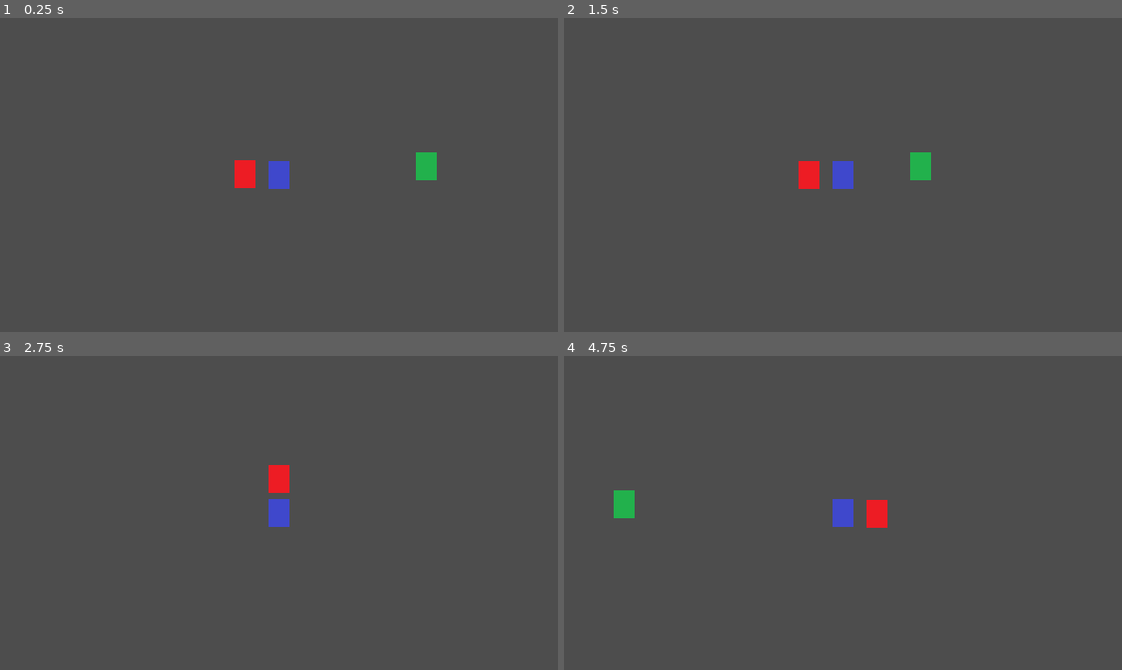
Above: before the commit, frames 1-4 (two rows, left to right).
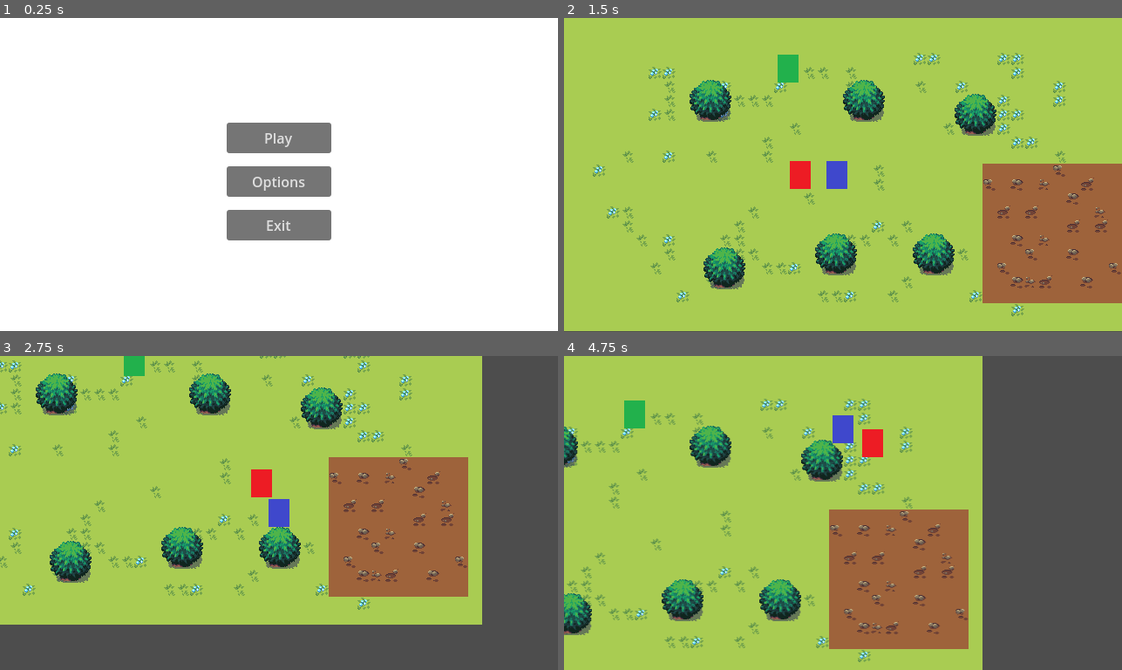
Above: after the commit, the same moments.

Repository: yuval9500/Guido
Game: Godot game, scene res://Menu/scenes/menu.tscn
Two runs of this game, one before a commit and one after it. Both use one fixed random seed, a clock stepped at 60 frames per second and the inputs below. Before the commit the project starts from res://TestLevel/Scenes/test_NPC.tscn.
Inputs (mouse positions are in pixels of both pictures, inside the frame that each line leads up to):
- Up to frame 1 (0.25 s): no input
- Up to frame 2 (1.5 s): click (843, 137) at 0.5 s, where only the run after the commit has a clickable "Play"; tap Enter at 1.25 s; hold Right (right) from 1.28 s (still down); hold E (talk) from 1.28 s (still down)
- Up to frame 3 (2.75 s): release Right (right) at 2.03 s; release E (talk) at 2.03 s; hold Down (down) from 2.03 s (still down); tap E (talk) at 2.1 s
- Up to frame 4 (4.75 s): tap Space at 2.75 s; release Down (down) at 2.78 s; hold Right (right) 2.78-3.53 s; hold E (talk) 2.78-3.53 s; hold Up (up) 3.53-4.28 s; tap E (talk) at 3.6 s; hold Left (left) from 4.28 s (still down); hold E (talk) from 4.28 s (still down)

The runs differ from the first frame. In frame 1, 100% of the frame differs, in the area x 0-100%, y 0-100%; in frame 2, 99%; in frame 3, 74%; in frame 4, 75%.

Commit message:
dialogue ui fix + start of combat player

Diff:
--- /dev/null
+++ b/Components/Camera.tscn
@@ -0,0 +1,5 @@
+[gd_scene format=3 uid="uid://jm6agy8uctxj"]
+
+[node name="Camera2D" type="Camera2D"]
+limit_left = 0
+limit_top = 0
--- a/DialogueUI/scenes/DialogueUI.tscn
+++ b/DialogueUI/scenes/DialogueUI.tscn
@@ -11,17 +11,11 @@
 font = ExtResource("1_4muq5")
 font_size = 14
 
-[node name="DialogueUI" type="Control"]
-layout_mode = 3
-anchors_preset = 15
-anchor_right = 1.0
-anchor_bottom = 1.0
-grow_horizontal = 2
-grow_vertical = 2
+[node name="DialogueUI" type="CanvasLayer"]
+visible = false
 script = ExtResource("1_u0ief")
 
 [node name="nameCon" type="ColorRect" parent="."]
-layout_mode = 1
 anchors_preset = -1
 anchor_top = 0.583333
 anchor_right = 0.223438
@@ -47,7 +41,6 @@
 metadata/_edit_use_anchors_ = true
 
 [node name="dialogueCon" type="ColorRect" parent="."]
-layout_mode = 1
 anchors_preset = -1
 anchor_left = 0.0015625
 anchor_top = 0.680556
--- a/DialogueUI/scripts/dialogue_ui.gd
+++ b/DialogueUI/scripts/dialogue_ui.gd
@@ -1,4 +1,6 @@
-extends Control
+extends CanvasLayer
+
+class_name DialogueUI
 
 func startDialogue(nameText ,dialogueText) -> void:
 	self.visible = true
--- a/NPC/Scripts/npc.gd
+++ b/NPC/Scripts/npc.gd
@@ -1,21 +1,25 @@
 extends Node2D
 
 var canInteract = false
+var dialogueUI: DialogueUI
+
+func _ready() -> void:
+	dialogueUI = get_tree().get_root().find_child("DialogueUI",true,false)
 
 func _on_area_2d_body_entered(body: Node2D) -> void:
-	print("body entered")
-	canInteract = true
-	pass
+	if body.name == "Player":
+		print("body entered")
+		canInteract = true
 
 func _on_area_2d_body_exited(body: Node2D) -> void:
-	print("body exited")
-	canInteract = false
-	pass
+	if body.name == "Player":
+		print("body exited")
+		canInteract = false
 
 func _input(event: InputEvent) -> void:
 	dialogue(event)
 
 func dialogue(event: InputEvent) -> void:
 	if canInteract and event.is_action_pressed("talk"):
-		$"../Player/DialogueUI".startDialogue("first","second")
+		dialogueUI.startDialogue("first","second")
 		print("pressed e")
--- /dev/null
+++ b/Player/Scenes/combat_player.tscn
@@ -0,0 +1,34 @@
+[gd_scene load_steps=3 format=3 uid="uid://cs7if2w7onjat"]
+
+[ext_resource type="Texture2D" uid="uid://bh40aithq647s" path="res://Player/Sprites/Player_Sprite.png" id="1_33j6v"]
+[ext_resource type="Texture2D" uid="uid://duhd8wldkxqly" path="res://Player/Sprites/Combat/SwordSet.png" id="2_efv6e"]
+
+[node name="CombatPlayer" type="Node2D"]
+
+[node name="Sprite2D" type="Sprite2D" parent="."]
+texture = ExtResource("1_33j6v")
+
+[node name="CombatPlayerUI" type="Control" parent="."]
+layout_mode = 3
+anchors_preset = 0
+offset_top = -50.0
+offset_right = 100.0
+offset_bottom = 50.0
+
+[node name="TextureButton" type="TextureButton" parent="CombatPlayerUI"]
+layout_mode = 1
+anchors_preset = -1
+anchor_left = 0.26
+anchor_top = 0.18
+anchor_right = -0.16
+anchor_bottom = -0.57
+offset_left = -5.0
+offset_top = -6.0
+offset_right = 70.0
+offset_bottom = 101.0
+grow_horizontal = 2
+grow_vertical = 2
+texture_normal = ExtResource("2_efv6e")
+ignore_texture_size = true
+stretch_mode = 1
+metadata/_edit_use_anchors_ = true
--- a/TestLevel/Scenes/test_level.tscn
+++ b/TestLevel/Scenes/test_level.tscn
@@ -1,5 +1,6 @@
-[gd_scene load_steps=37 format=4 uid="uid://8jq6rkieofgp"]
+[gd_scene load_steps=40 format=4 uid="uid://8jq6rkieofgp"]
 
+[ext_resource type="PackedScene" uid="uid://d0cefv5mkn113" path="res://DialogueUI/scenes/DialogueUI.tscn" id="1_1ge7y"]
 [ext_resource type="PackedScene" uid="uid://cjal7htsu6nmm" path="res://Player/Scenes/player.tscn" id="1_pdwvv"]
 [ext_resource type="PackedScene" uid="uid://b8vyq8toh8r5q" path="res://Player/Scenes/companion.tscn" id="2_l8sjk"]
 [ext_resource type="Texture2D" uid="uid://dhea421af6u3u" path="res://TestLevel/Sprites/TILESET VILLAGE TOP DOWN/GRASS DETAIL 2 - DAY.png" id="6_kmfmu"]
@@ -9,7 +10,9 @@
 [ext_resource type="Texture2D" uid="uid://dcd2xgbxbt2gn" path="res://TestLevel/Sprites/TILESET VILLAGE TOP DOWN/GRASS DETAIL 6 - DAY.png" id="14_jrrkl"]
 [ext_resource type="PackedScene" uid="uid://cbiw66nhk4vvi" path="res://Components/combat_zone.tscn" id="16_u8gms"]
 [ext_resource type="Texture2D" uid="uid://1rrnx2awov4r" path="res://TestLevel/Sprites/TILESET VILLAGE TOP DOWN/GRASS TILE - DAY.png" id="17_flxqe"]
+[ext_resource type="PackedScene" uid="uid://jm6agy8uctxj" path="res://Components/Camera.tscn" id="19_73opl"]
 [ext_resource type="Texture2D" uid="uid://180k6y5ddc82" path="res://TestLevel/Sprites/TILESET VILLAGE TOP DOWN/GROUND DETAIL 1 - DAY.png" id="19_abmeb"]
+[ext_resource type="PackedScene" uid="uid://ctohr751keohh" path="res://NPC/Scenes/NPC.tscn" id="21_dhs3b"]
 [ext_resource type="Texture2D" uid="uid://bsk1r6fnnal2p" path="res://TestLevel/Sprites/TILESET VILLAGE TOP DOWN/GROUND DETAIL 2 - DAY.png" id="21_ni3xj"]
 [ext_resource type="Texture2D" uid="uid://d1gj6hn0bob17" path="res://TestLevel/Sprites/TILESET VILLAGE TOP DOWN/GROUND DETAIL 3 - DAY.png" id="23_23wir"]
 [ext_resource type="Texture2D" uid="uid://8d70dcgp8670" path="res://TestLevel/Sprites/TILESET VILLAGE TOP DOWN/GROUND DETAIL 5 - DAY.png" id="28_os4il"]
@@ -140,6 +143,8 @@
 [node name="TestLevel" type="Node2D"]
 metadata/_edit_lock_ = true
 
+[node name="DialogueUI" parent="." instance=ExtResource("1_1ge7y")]
+
 [node name="Ground" type="TileMapLayer" parent="."]
 tile_map_data = PackedByteArray("AAAAAAAABAAAAAAAAAAAAAEABAAAAAAAAAAAAAIABAAAAAAAAAAAAAMABAAAAAAAAAAAAAQABAAAAAAAAAAAAA …(15008 unchanged characters)…
 tile_set = SubResource("TileSet_aimpm")
@@ -165,6 +170,7 @@
 [node name="Player" parent="." instance=ExtResource("1_pdwvv")]
 position = Vector2(273, 189)
 
-[node name="Camera2D" type="Camera2D" parent="Player"]
-limit_left = 0
-limit_top = 0
+[node name="Camera2D" parent="Player" instance=ExtResource("19_73opl")]
+
+[node name="Npc" parent="." instance=ExtResource("21_dhs3b")]
+position = Vector2(257, 67)
--- a/project.godot
+++ b/project.godot
@@ -11,13 +11,9 @@
 [application]
 
 config/name="Guido"
-run/main_scene="res://TestLevel/Scenes/test_NPC.tscn"
+run/main_scene="res://Menu/scenes/menu.tscn"
 config/features=PackedStringArray("4.3", "Mobile")
 config/icon="res://icon.svg"
-
-[autoload]
-
-StoryManager="*res://Globals/StoryManager/StoryManager.gd"
 
 [display]
 
Binary file added: Player/Sprites/Combat/SwordSet.png
Not shown, added: Player/Sprites/Combat/SwordSet.png.import
